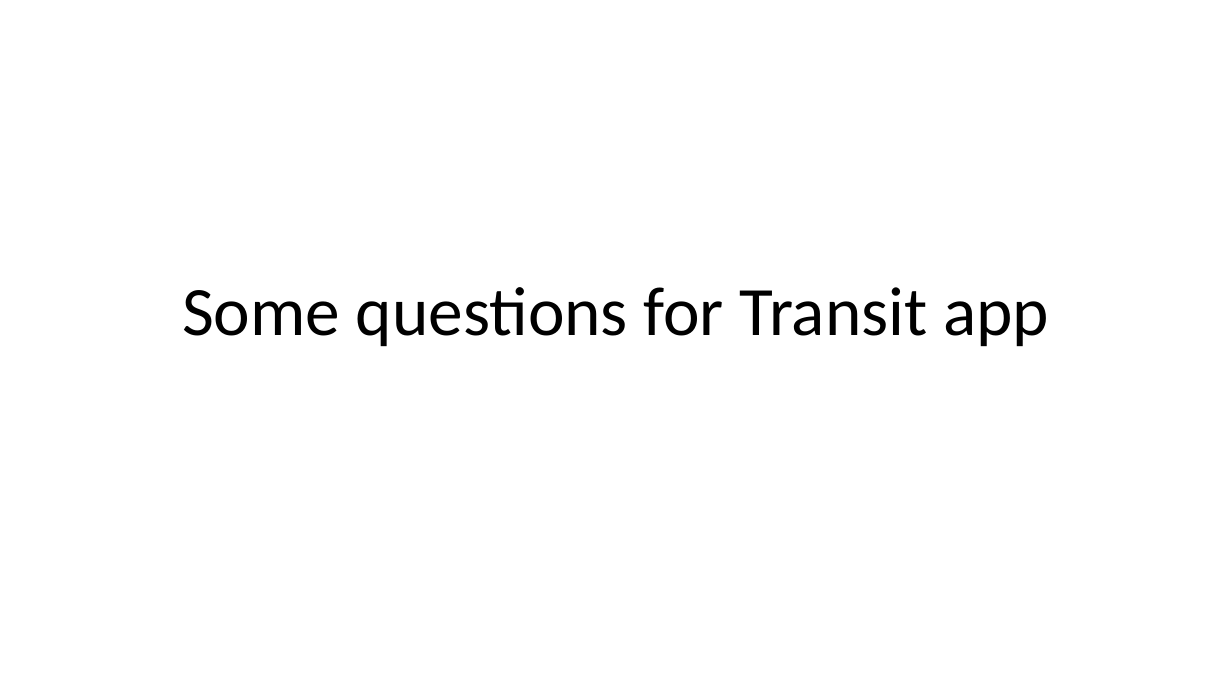
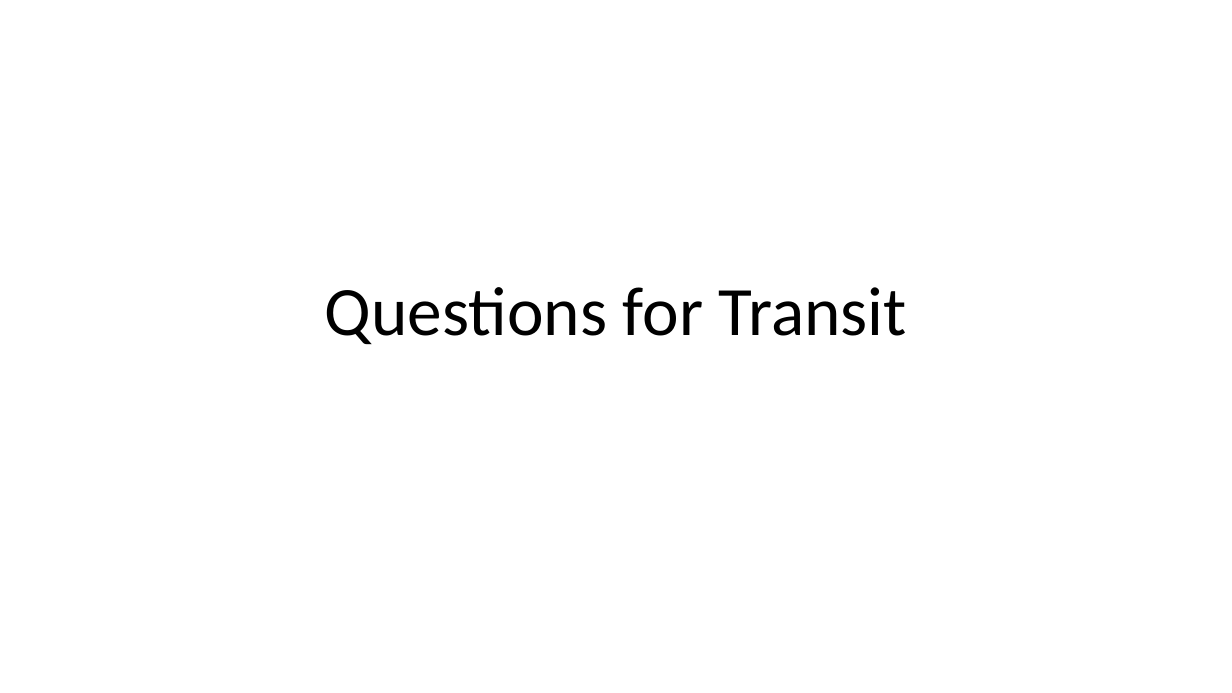
Before and after one commit to luyuliu/COVID-Transit-Demand, a slide deck: slide 9 of doc/pre_results.pptx. Drawn at 1232x693 pixels with LibreOffice and Linux fonts; fonts in the diff are those of the drawing. Boxes give left, top, right and bottom in pixels: in the first picture for what was removed or moved away, otherwise in the second. Text is boxed around its words. In the diff, an @@ line names an element or a change of style, - is before the commit and + after.

```diff
--- a/doc/pre_results.pptx
+++ b/doc/pre_results.pptx
@@ title at (325,287,907,345): text changed @@
-Some questions for Transit app
+Questions for Transit
```
Also in this commit, not shown: 10 other slides changed, 1 slide added, 1 slide removed, 4 other files.
